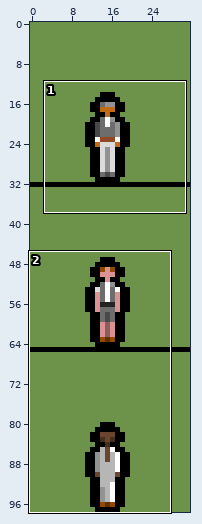
Two versions of one sprite sheet, gameSource/graphics/enemyUnits.png. Above, an overview of the earlier version with the close-up marked.
Close-up. Earlier state:
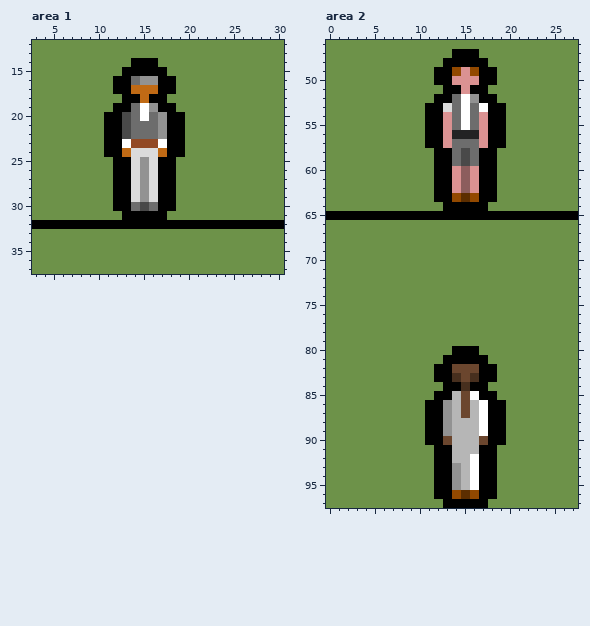
The file is 32x98 pixels. Colours within 5 levels of each other are drawn and written as one. Shown: area 1: x 3..30, y 12..37; area 2: x 0..27, y 46..97.
After the commit:
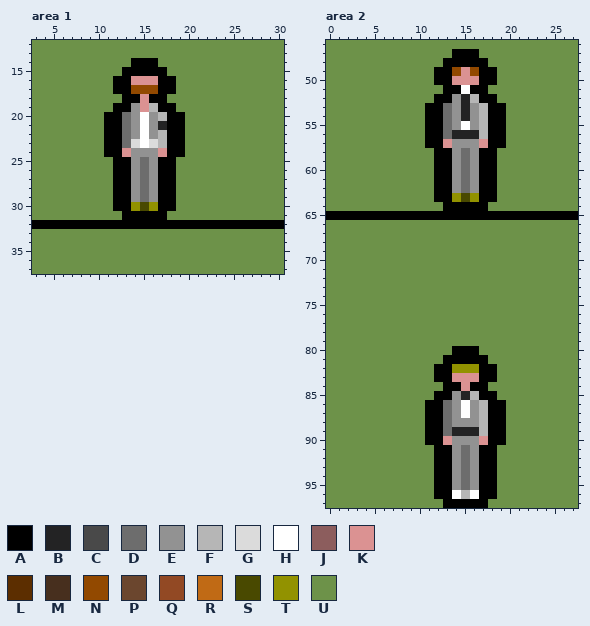
Palette (. is transparent): A #000000  B #232324  C #494949  D #6d6d6d  E #929292  F #b6b6b6  G #dbdbdb  H #ffffff  J #8c5d5d  K #db9292  L #5c2e00  M #472f1e  N #924900  P #6b462e  Q #924924  R #c06a15  S #494900  T #929200  U #6d9249
From old to new:
{"where": "area 1"}
{"y":16,"x":14,"old":"DEE","new":"KKK"}
{"y":17,"x":14,"old":"RRR","new":"NNN"}
{"y":18,"x":15,"old":"R","new":"K"}
{"y":19,"x":14,"old":"DHE","new":"EKF"}
{"y":20,"x":13,"old":"CD","new":"DE"}
{"y":20,"x":16,"old":"DE","new":"EF"}
{"y":21,"x":13,"old":"CDDDE","new":"DEHEB"}
{"y":22,"x":13,"old":"CDDDE","new":"DEHEF"}
{"y":23,"x":13,"old":"HQQQH","new":"DGHGF"}
{"y":24,"x":13,"old":"RGGGR","new":"KEEEK"}
{"y":25,"x":14,"old":"GEG","new":"EDE"}
{"y":26,"x":14,"old":"GEG","new":"EDE"}
{"y":27,"x":14,"old":"GEG","new":"EDE"}
{"y":28,"x":14,"old":"GEG","new":"EDE"}
{"y":29,"x":14,"old":"GEG","new":"EDE"}
{"y":30,"x":14,"old":"DCD","new":"TST"}
{"where": "area 2"}
{"y":51,"x":15,"old":"K","new":"H"}
{"y":52,"x":14,"old":"DHE","new":"EBF"}
{"y":53,"x":13,"old":"GDHDH","new":"DEBEF"}
{"y":54,"x":13,"old":"KDHDK","new":"DEBEF"}
{"y":55,"x":13,"old":"KD","new":"DE"}
{"y":55,"x":16,"old":"DK","new":"EF"}
{"y":56,"x":13,"old":"K","new":"D"}
{"y":56,"x":17,"old":"K","new":"F"}
{"y":57,"x":14,"old":"DDD","new":"EEE"}
{"y":58,"x":14,"old":"DCD","new":"EDE"}
{"y":59,"x":14,"old":"DCD","new":"EDE"}
{"y":60,"x":14,"old":"KJK","new":"EDE"}
{"y":61,"x":14,"old":"KJK","new":"EDE"}
{"y":62,"x":14,"old":"KJK","new":"EDE"}
{"y":63,"x":14,"old":"NLN","new":"TST"}
{"y":82,"x":14,"old":"PPP","new":"TTT"}
{"y":83,"x":14,"old":"MPM","new":"KKK"}
{"y":84,"x":15,"old":"M","new":"K"}
{"y":85,"x":14,"old":"FPH","new":"EBF"}
{"y":86,"x":13,"old":"EFPFH","new":"DEHEF"}
{"y":87,"x":13,"old":"EFPFH","new":"DEHEF"}
{"y":88,"x":13,"old":"EFFFH","new":"DEEEF"}
{"y":89,"x":13,"old":"EFFFH","new":"DBBBF"}
{"y":90,"x":13,"old":"PFFFP","new":"KEEEK"}
{"y":91,"x":14,"old":"FFF","new":"EDE"}
{"y":92,"x":14,"old":"FFH","new":"EDE"}
{"y":93,"x":15,"old":"FH","new":"DE"}
{"y":94,"x":15,"old":"FH","new":"DE"}
{"y":95,"x":15,"old":"FH","new":"DE"}
{"y":96,"x":14,"old":"NLN","new":"HFH"}
{"label":"changed","picture_box":[122,76,167,211]}
{"label":"changed","picture_box":[443,85,488,202]}
{"label":"changed","picture_box":[443,364,488,499]}
